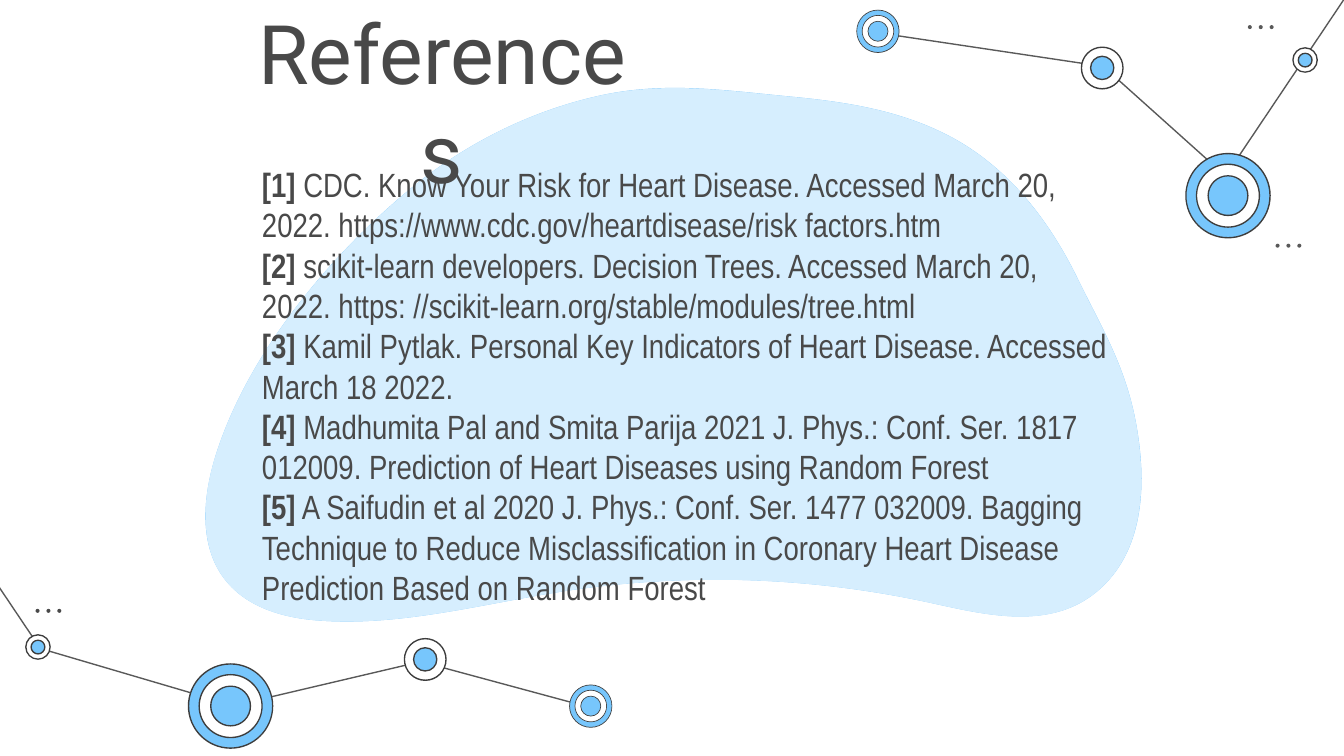
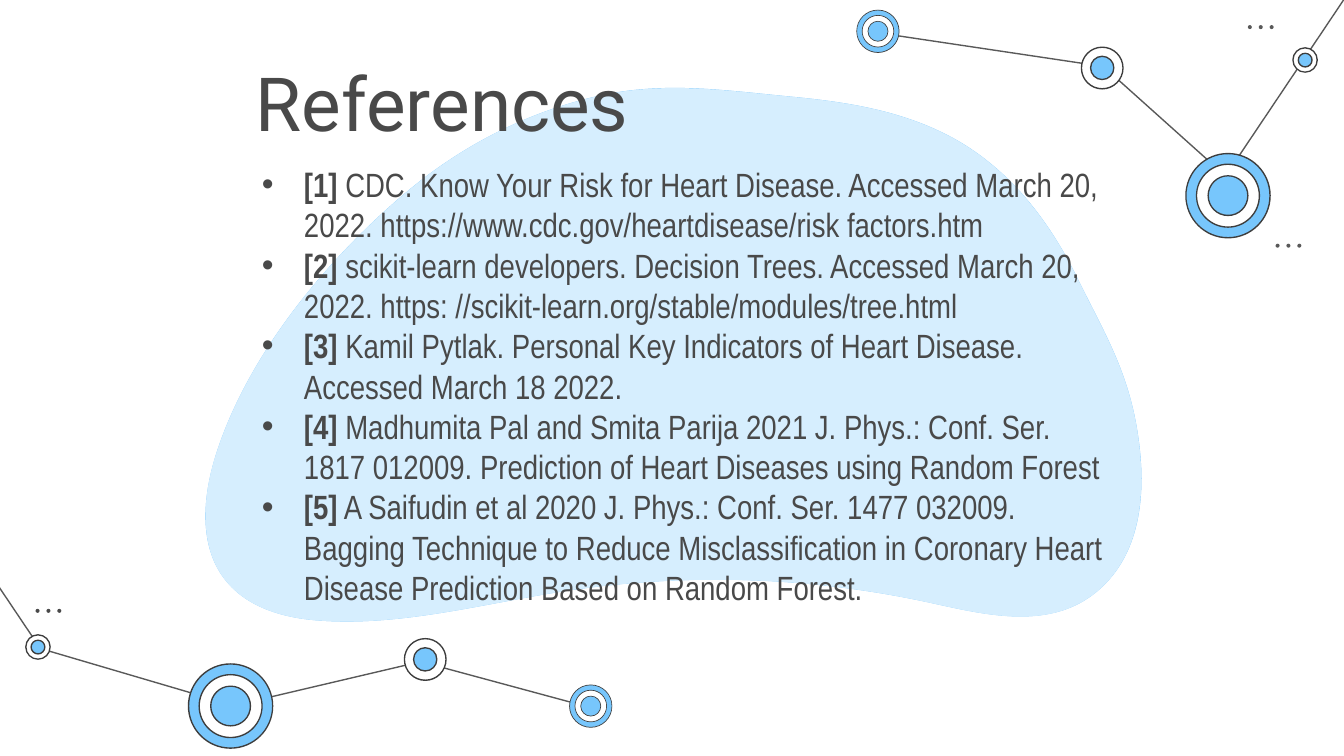
Before and after one commit to NAyeshaKhan/Heart-Disease-Prediction, a slide deck: slide 18 of Heart Disease Prediction System.pptx (slide 15 before the commit). Drawn at 1344x756 pixels with LibreOffice and Linux fonts; fonts in the diff are those of the drawing. Boxes give left, top, right and bottom in pixels: in the first picture for what was removed or moved away, otherwise in the second. Text is boxed around its words. In the diff, an @@ line names an element or a change of style, - is before the commit and + after.

```diff
--- a/Heart Disease Prediction System.pptx
+++ b/Heart Disease Prediction System.pptx
@@ title "References" at (x1=256, y1=74, x2=628, y2=148): size 44 to 40 pt @@
@@ subtitle at (x1=304, y1=169, x2=1099, y2=486): bullet none to • @@
@@ subtitle at (x1=304, y1=494, x2=1102, y2=607): text changed @@
-[5] A Saifudin et al 2020 J. Phys.: Conf. Ser. 1477 032009. Bagging Technique to Reduce Misclassification in Coronary Heart Disease Prediction Based on Random Forest
+• [5] A Saifudin et al 2020 J. Phys.: Conf. Ser. 1477 032009. Bagging Technique to Reduce Misclassification in Coronary Heart Disease Prediction Based on Random Forest.
```
Also in this commit, not shown: 6 other slides changed, 5 slides added, 2 slides removed.
